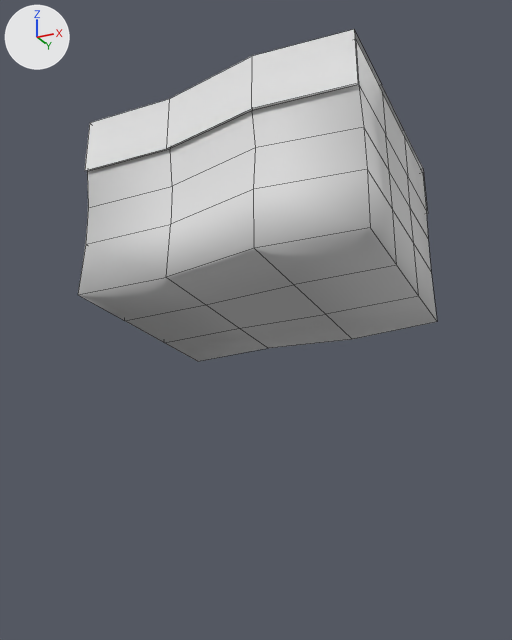
A saved change to the FBX model GameSonic/Assets/Models/Florest/Earth.fbx.
Before and after are seen from a camera (50 mm lens) standing at (0.099, -0.2034, -0.0942) and looking at (-0.0003, -0.0048, -0.0048). The lights are fixed; the arrows at upper left show +X, +Y and +Z. Mesh edges are drawn as thin lines. Where no turn or scale is listed for an object, it has been applied to the vertices.

Names of what the first picture shows: 'Terreno'.
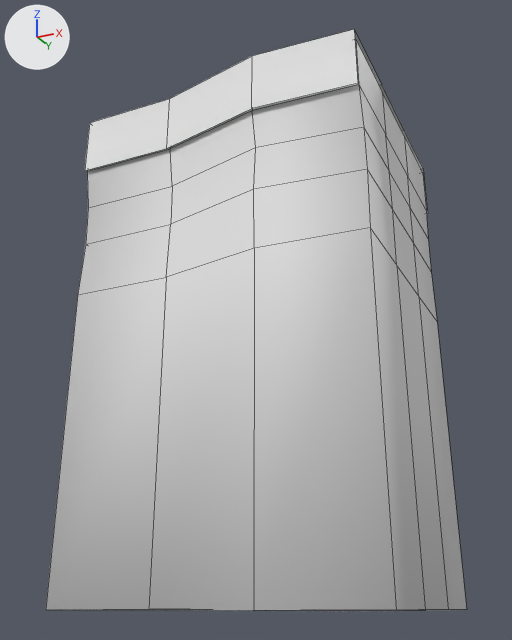
Edits to the bpy script that builds the scene:
```text
Change me_terreno:
    used by ob_terreno; location = (0.0014, 0.0, 0.0407)
    remove me_terreno.from_pydata(...)  # 92 vertices, 81 faces; spans x -0.0504..0.0497, y -0.045..0.0451, z -0.0399..0.0267
    add me_terreno.from_pydata(...)  # 104 vertices, 93 faces; spans x -0.0504..0.0497, y -0.045..0.0451, z -0.1359..0.0267
    me_terreno part 1
    4 vertices are removed from x -0.0171..0.0163, y -0.0139..0.014, z -0.0399
    9 faces are deleted
    4 vertices are added at (-0.0171, 0.0122, -0.1359), (-0.0171, -0.0122, -0.1359), (0.0163, 0.014, -0.1359), (0.0163, -0.0139, -0.1359)
    12 new vertices lie (0.0, 0.0, -0.096) away from vertices in x -0.0504..0.0496, y -0.0418..0.0418, z -0.0399
    21 new faces join them
```

What differs and where, as boxes (x1, y1, x2, y2) in the pictures (512 x 640 px):
'Terreno', reshaped (17% wider, 75% taller): before (78, 29, 437, 361); after (46, 29, 467, 611)
part 1 of me_terreno, built on: before (79, 228, 437, 361); after (46, 228, 467, 611)
